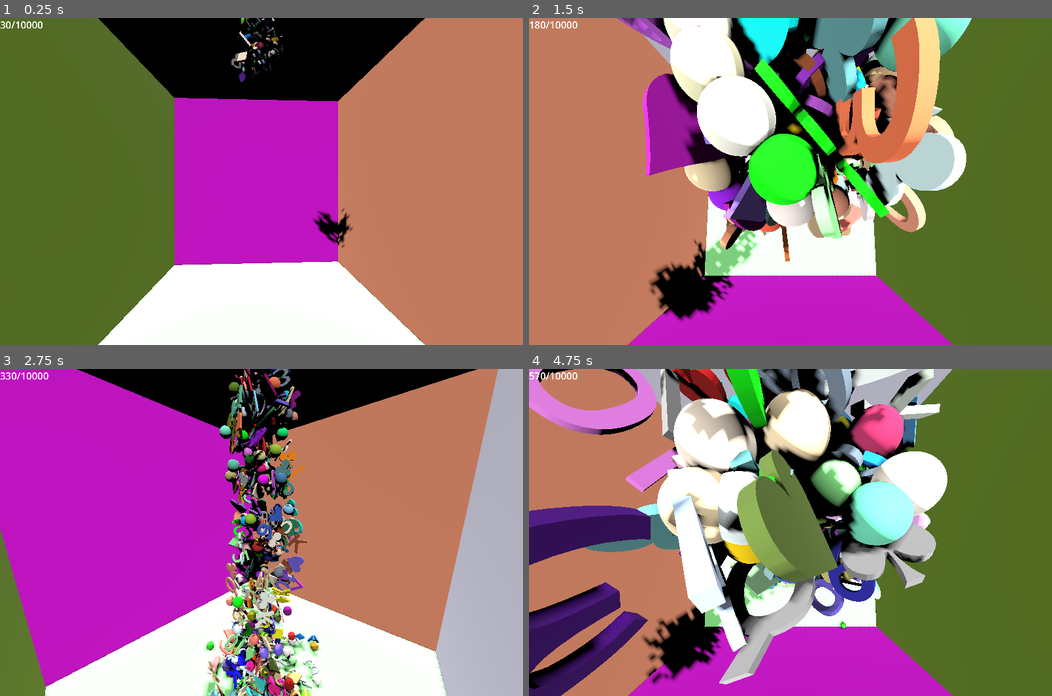
Above: before the commit, frames 1-4 (two rows, left to right).
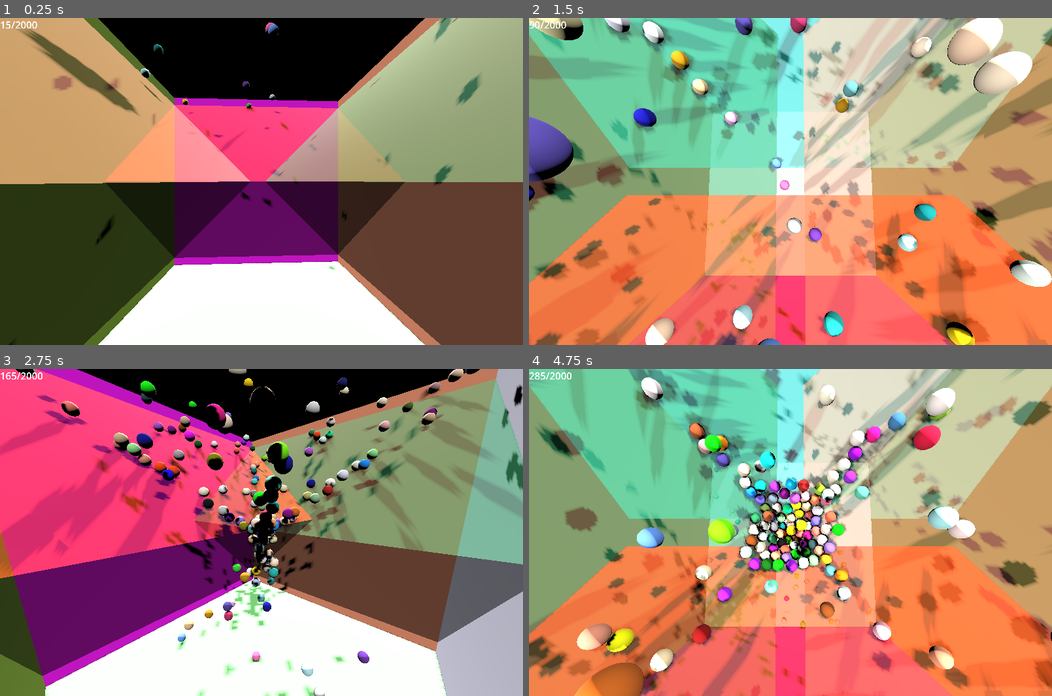
Above: after the commit, the same moments.

Repository: kasworld/gd4hourglass
Game: Godot game, scene res://main.tscn
The game is run twice, just before and just after one commit, with the same random seed, the same clock (stepped at 60 frames per second) and the same inputs.
Inputs (mouse positions are in pixels of both pictures, inside the frame that each line leads up to):
- Up to frame 1 (0.25 s): no input
- Up to frame 2 (1.5 s): tap Enter at 0.5, 0.6, 1.35 s; move the mouse to (905, 165) at 0.52 s; click (905, 165) at 0.67 s; move the mouse to (685, 197) at 1.27 s; click (685, 197) at 1.42 s
- Up to frame 3 (2.75 s): move the mouse to (313, 460) at 2.02 s; tap Enter at 2.1 s; click (313, 460) at 2.17 s
- Up to frame 4 (4.75 s): move the mouse to (764, 597) at 2.77 s; tap Enter at 2.85, 3.6, 4.35 s; click (764, 597) at 2.92 s; move the mouse to (947, 581) at 3.52 s; click (947, 581) at 3.67 s; move the mouse to (633, 483) at 4.27 s; click (633, 483) at 4.42 s

The runs differ from the first frame. In frame 1, 73% of the frame differs, in the area x 0-100%, y 0-100%; in frame 2, 100%; in frame 3, 72%; in frame 4, 99%.

Commit message:
hourglass work

Diff:
--- a/ball.tscn
+++ b/ball.tscn
@@ -3,6 +3,8 @@
 [ext_resource type="Script" uid="uid://dofyafqd7rbee" path="res://ball.gd" id="1_x8fbi"]
 
 [sub_resource type="PhysicsMaterial" id="PhysicsMaterial_x8fbi"]
+friction = 0.0
+bounce = 0.1
 
 [sub_resource type="SphereShape3D" id="SphereShape3D_x8fbi"]
 resource_local_to_scene = true
--- /dev/null
+++ b/brick.gd
@@ -0,0 +1,29 @@
+extends StaticBody3D
+class_name Brick
+
+func _ready() -> void:
+	set_color(NamedColorList.color_list.pick_random()[0])
+
+func set_material(mat :Material) -> Brick:
+	$MeshInstance3D.mesh.material = mat
+	return self
+
+func set_color(co :Color) -> Brick:
+	$MeshInstance3D.mesh.material.albedo_color = Color(co, 0.5)
+	return self
+
+func set_broken_effect() -> void:
+	collision_layer = 0
+	collision_mask = 0
+	$AnimationPlayer.play("new_animation")
+
+func get_color() -> Color:
+	return $MeshInstance3D.mesh.material.albedo_color
+
+func set_size(v3 :Vector3) -> Brick:
+	$MeshInstance3D.mesh.size = v3
+	$CollisionShape3D.shape.size = v3
+	return self
+
+func _on_animation_player_animation_finished(anim_name: StringName) -> void:
+	queue_free()
--- /dev/null
+++ b/brick.tscn
@@ -0,0 +1,62 @@
+[gd_scene load_steps=9 format=3 uid="uid://hpbksrirxv1d"]
+
+[ext_resource type="Script" uid="uid://bpusp3ev387k1" path="res://brick.gd" id="1_awxk8"]
+
+[sub_resource type="PhysicsMaterial" id="PhysicsMaterial_nkspu"]
+resource_local_to_scene = true
+friction = 0.0
+bounce = 1.0
+
+[sub_resource type="BoxShape3D" id="BoxShape3D_nkspu"]
+resource_local_to_scene = true
+
+[sub_resource type="StandardMaterial3D" id="StandardMaterial3D_nkspu"]
+resource_local_to_scene = true
+emission = Color(1, 1, 1, 1)
+
+[sub_resource type="BoxMesh" id="BoxMesh_nkspu"]
+resource_local_to_scene = true
+material = SubResource("StandardMaterial3D_nkspu")
+
+[sub_resource type="Animation" id="Animation_5p85m"]
+length = 0.001
+tracks/0/type = "scale_3d"
+tracks/0/imported = false
+tracks/0/enabled = true
+tracks/0/path = NodePath("MeshInstance3D")
+tracks/0/interp = 1
+tracks/0/loop_wrap = true
+tracks/0/keys = PackedFloat32Array(0, 1, 1, 1, 1)
+
+[sub_resource type="Animation" id="Animation_awxk8"]
+resource_name = "new_animation"
+tracks/0/type = "scale_3d"
+tracks/0/imported = false
+tracks/0/enabled = true
+tracks/0/path = NodePath("MeshInstance3D")
+tracks/0/interp = 1
+tracks/0/loop_wrap = true
+tracks/0/keys = PackedFloat32Array(0, 1, 1, 1, 1, 1, 1, 0, 0, 0)
+
+[sub_resource type="AnimationLibrary" id="AnimationLibrary_mt0q5"]
+_data = {
+&"RESET": SubResource("Animation_5p85m"),
+&"new_animation": SubResource("Animation_awxk8")
+}
+
+[node name="Brick" type="StaticBody3D"]
+physics_material_override = SubResource("PhysicsMaterial_nkspu")
+script = ExtResource("1_awxk8")
+
+[node name="CollisionShape3D" type="CollisionShape3D" parent="."]
+shape = SubResource("BoxShape3D_nkspu")
+
+[node name="MeshInstance3D" type="MeshInstance3D" parent="."]
+mesh = SubResource("BoxMesh_nkspu")
+
+[node name="AnimationPlayer" type="AnimationPlayer" parent="."]
+libraries = {
+&"": SubResource("AnimationLibrary_mt0q5")
+}
+
+[connection signal="animation_finished" from="AnimationPlayer" to="." method="_on_animation_player_animation_finished"]
--- /dev/null
+++ b/capsule.gd
@@ -0,0 +1,25 @@
+extends RigidBody3D
+class_name Capsule
+
+func init(vel :Vector3, avel :Vector3) -> Capsule:
+	linear_velocity = vel
+	angular_velocity = avel
+	return self
+
+func set_material(mat :Material) -> Capsule:
+	$MeshInstance3D.mesh.material = mat
+	return self
+
+func set_color(co :Color) -> Capsule:
+	$MeshInstance3D.mesh.material.albedo_color = co
+	return self
+
+func get_color() -> Color:
+	return $MeshInstance3D.mesh.material.albedo_color
+
+func set_radius_height(r :float, h:float) -> Capsule:
+	$MeshInstance3D.mesh.radius = r
+	$MeshInstance3D.mesh.height = h
+	$CollisionShape3D.shape.radius = r
+	$CollisionShape3D.shape.height = h
+	return self
--- /dev/null
+++ b/capsule.tscn
@@ -0,0 +1,32 @@
+[gd_scene load_steps=6 format=3 uid="uid://chn8py031cx10"]
+
+[ext_resource type="Script" path="res://capsule.gd" id="1_2mnhe"]
+
+[sub_resource type="PhysicsMaterial" id="PhysicsMaterial_2mnhe"]
+resource_local_to_scene = true
+friction = 0.0
+bounce = 1.0
+
+[sub_resource type="CapsuleShape3D" id="CapsuleShape3D_2mnhe"]
+resource_local_to_scene = true
+
+[sub_resource type="StandardMaterial3D" id="StandardMaterial3D_2mnhe"]
+resource_local_to_scene = true
+
+[sub_resource type="CapsuleMesh" id="CapsuleMesh_uxsg3"]
+resource_local_to_scene = true
+material = SubResource("StandardMaterial3D_2mnhe")
+
+[node name="Capsule" type="RigidBody3D"]
+physics_material_override = SubResource("PhysicsMaterial_2mnhe")
+contact_monitor = true
+max_contacts_reported = 9
+linear_damp_mode = 1
+angular_damp_mode = 1
+script = ExtResource("1_2mnhe")
+
+[node name="CollisionShape3D" type="CollisionShape3D" parent="."]
+shape = SubResource("CapsuleShape3D_2mnhe")
+
+[node name="MeshInstance3D" type="MeshInstance3D" parent="."]
+mesh = SubResource("CapsuleMesh_uxsg3")
--- a/char.tscn
+++ b/char.tscn
@@ -3,6 +3,8 @@
 [ext_resource type="Script" uid="uid://tlc0hcmltb3y" path="res://char.gd" id="1_njpxk"]
 
 [sub_resource type="PhysicsMaterial" id="PhysicsMaterial_5k12k"]
+friction = 0.5
+bounce = 0.5
 
 [sub_resource type="BoxShape3D" id="BoxShape3D_njpxk"]
 resource_local_to_scene = true
--- /dev/null
+++ b/coin.gd
@@ -0,0 +1,30 @@
+extends RigidBody3D
+class_name Coin
+
+func init(vel :Vector3, avel :Vector3) -> Coin:
+	linear_velocity = vel
+	angular_velocity = avel
+	return self
+
+func set_segment(n :int) -> Coin:
+	$MeshInstance3D.mesh.radial_segments = n
+	return self
+
+func set_material(mat :Material) -> Coin:
+	$MeshInstance3D.mesh.material = mat
+	return self
+
+func set_color(co :Color) -> Coin:
+	$MeshInstance3D.mesh.material.albedo_color = co
+	return self
+
+func get_color() -> Color:
+	return $MeshInstance3D.mesh.material.albedo_color
+
+func set_radius_height(r :float, h:float) -> Coin:
+	$MeshInstance3D.mesh.top_radius = r
+	$MeshInstance3D.mesh.bottom_radius = r
+	$MeshInstance3D.mesh.height = h
+	$CollisionShape3D.shape.radius = r
+	$CollisionShape3D.shape.height = h
+	return self
--- /dev/null
+++ b/coin.tscn
@@ -0,0 +1,34 @@
+[gd_scene load_steps=6 format=3 uid="uid://c8rkq33dj3ffq"]
+
+[ext_resource type="Script" uid="uid://r8fbpjlfajva" path="res://coin.gd" id="1_d5gmh"]
+
+[sub_resource type="PhysicsMaterial" id="PhysicsMaterial_0t63x"]
+resource_local_to_scene = true
+friction = 0.0
+bounce = 1.0
+
+[sub_resource type="CylinderShape3D" id="CylinderShape3D_v7riw"]
+resource_local_to_scene = true
+height = 0.1
+
+[sub_resource type="StandardMaterial3D" id="StandardMaterial3D_pdq0q"]
+resource_local_to_scene = true
+
+[sub_resource type="CylinderMesh" id="CylinderMesh_w14il"]
+resource_local_to_scene = true
+material = SubResource("StandardMaterial3D_pdq0q")
+height = 0.1
+
+[node name="Coin" type="RigidBody3D"]
+physics_material_override = SubResource("PhysicsMaterial_0t63x")
+contact_monitor = true
+max_contacts_reported = 9
+linear_damp_mode = 1
+angular_damp_mode = 1
+script = ExtResource("1_d5gmh")
+
+[node name="CollisionShape3D" type="CollisionShape3D" parent="."]
+shape = SubResource("CylinderShape3D_v7riw")
+
+[node name="MeshInstance3D" type="MeshInstance3D" parent="."]
+mesh = SubResource("CylinderMesh_w14il")
--- /dev/null
+++ b/dice.gd
@@ -0,0 +1,23 @@
+extends RigidBody3D
+class_name Dice
+
+func init(vel :Vector3, avel :Vector3) -> Dice:
+	linear_velocity = vel
+	angular_velocity = avel
+	return self
+
+func set_material(mat :Material) -> Dice:
+	$MeshInstance3D.mesh.material = mat
+	return self
+
+func set_color(co :Color) -> Dice:
+	$MeshInstance3D.mesh.material.albedo_color = co
+	return self
+
+func get_color() -> Color:
+	return $MeshInstance3D.mesh.material.albedo_color
+
+func set_size(v3 :Vector3) -> Dice:
+	$MeshInstance3D.mesh.size = v3
+	$CollisionShape3D.shape.size = v3
+	return self
--- /dev/null
+++ b/dice.tscn
@@ -0,0 +1,32 @@
+[gd_scene load_steps=6 format=3 uid="uid://cv2c7ya88ymv3"]
+
+[ext_resource type="Script" path="res://dice.gd" id="1_ju2fo"]
+
+[sub_resource type="PhysicsMaterial" id="PhysicsMaterial_ew7su"]
+resource_local_to_scene = true
+friction = 0.0
+bounce = 1.0
+
+[sub_resource type="BoxShape3D" id="BoxShape3D_ew7su"]
+resource_local_to_scene = true
+
+[sub_resource type="StandardMaterial3D" id="StandardMaterial3D_ew7su"]
+resource_local_to_scene = true
+
+[sub_resource type="BoxMesh" id="BoxMesh_ju2fo"]
+resource_local_to_scene = true
+material = SubResource("StandardMaterial3D_ew7su")
+
+[node name="Dice" type="RigidBody3D"]
+physics_material_override = SubResource("PhysicsMaterial_ew7su")
+contact_monitor = true
+max_contacts_reported = 9
+linear_damp_mode = 1
+angular_damp_mode = 1
+script = ExtResource("1_ju2fo")
+
+[node name="CollisionShape3D" type="CollisionShape3D" parent="."]
+shape = SubResource("BoxShape3D_ew7su")
+
+[node name="MeshInstance3D" type="MeshInstance3D" parent="."]
+mesh = SubResource("BoxMesh_ju2fo")
--- /dev/null
+++ b/glass_plane.gd
@@ -0,0 +1,16 @@
+extends StaticBody3D
+class_name GlassPlane
+
+func _ready() -> void:
+	set_color( Color(NamedColorList.color_list.pick_random()[0], 0.5) )
+
+func set_material(mat :Material) -> GlassPlane:
+	$MeshInstance3D.mesh.material = mat
+	return self
+
+func set_color(co :Color) -> GlassPlane:
+	$MeshInstance3D.mesh.material.albedo_color = co
+	return self
+
+func get_color() -> Color:
+	return $MeshInstance3D.mesh.material.albedo_color
--- /dev/null
+++ b/glass_plane.tscn
@@ -0,0 +1,29 @@
+[gd_scene load_steps=6 format=3 uid="uid://2s14pnvkeo8t"]
+
+[ext_resource type="Script" uid="uid://dgv56oynu0gqa" path="res://glass_plane.gd" id="1_afi5d"]
+
+[sub_resource type="PhysicsMaterial" id="PhysicsMaterial_afi5d"]
+
+[sub_resource type="BoxShape3D" id="BoxShape3D_afi5d"]
+resource_local_to_scene = true
+size = Vector3(20, 20, 20)
+
+[sub_resource type="StandardMaterial3D" id="StandardMaterial3D_afi5d"]
+resource_local_to_scene = true
+transparency = 1
+albedo_color = Color(1, 1, 0, 0.494118)
+
+[sub_resource type="BoxMesh" id="BoxMesh_qcpoa"]
+resource_local_to_scene = true
+material = SubResource("StandardMaterial3D_afi5d")
+size = Vector3(20, 20, 20)
+
+[node name="GlassPlane" type="StaticBody3D"]
+physics_material_override = SubResource("PhysicsMaterial_afi5d")
+script = ExtResource("1_afi5d")
+
+[node name="CollisionShape3D" type="CollisionShape3D" parent="."]
+shape = SubResource("BoxShape3D_afi5d")
+
+[node name="MeshInstance3D" type="MeshInstance3D" parent="."]
+mesh = SubResource("BoxMesh_qcpoa")
--- a/main.gd
+++ b/main.gd
@@ -1,6 +1,6 @@
 extends Node3D
 
-const MaxDrop = 10000
+const MaxDrop = 2000
 var deck
 func _ready() -> void:
 	var vp_size = get_viewport().get_visible_rect().size
@@ -20,13 +20,13 @@
 			).set_color(random_color()
 			).set_radius(0.3
 		)))
-		$DropContainer.add_child(rand_pos_rot(
-			preload("res://char.tscn").instantiate(
-			).init(Vector3.ZERO, Vector3.ZERO
-			).set_char(deck.pick_random()
-			).set_color(random_color()
-			).set_height_depth(1,0.1
-		)))
+		#$DropContainer.add_child(rand_pos_rot(
+			#preload("res://char.tscn").instantiate(
+			#).init(Vector3.ZERO, Vector3.ZERO
+			#).set_char(deck.pick_random()
+			#).set_color(random_color()
+			#).set_height_depth(0.6,0.1
+		#)))
 	update_label()
 	var t = Time.get_unix_time_from_system() /-3.0
 	if camera_move:
@@ -37,7 +37,7 @@
 	$"왼쪽패널/Label".text = "%s/%s" %[$DropContainer.get_child_count(), MaxDrop ]
 
 func rand_pos_rot(n :Node3D) -> Node3D:
-	n.position = Vector3(randf_range(-1,1),randf_range(7,9),randf_range(-1,1))
+	n.position = Vector3(randf_range(-10,10),randf_range(8,10),randf_range(-10,10))
 	#n.position = Vector3(0, 9, 0)
 	n.rotation = Vector3(randf_range(-PI,PI),randf_range(-PI,PI),randf_range(-PI,PI))
 	return n
--- a/main.tscn
+++ b/main.tscn
@@ -1,6 +1,7 @@
-[gd_scene load_steps=3 format=3 uid="uid://77755d2wkde0"]
+[gd_scene load_steps=4 format=3 uid="uid://77755d2wkde0"]
 
 [ext_resource type="Script" uid="uid://7lxpeq7pdhao" path="res://main.gd" id="1_ig7tw"]
+[ext_resource type="PackedScene" uid="uid://2s14pnvkeo8t" path="res://glass_plane.tscn" id="3_1bvp3"]
 [ext_resource type="PackedScene" uid="uid://dwv6qfmupuvqj" path="res://wall.tscn" id="3_h2yge"]
 
 [node name="Main" type="Node3D"]
@@ -53,3 +54,15 @@
 [node name="Label" type="Label" parent="왼쪽패널"]
 layout_mode = 2
 theme_override_font_sizes/font_size = 48
+
+[node name="GlassPlane" parent="." instance=ExtResource("3_1bvp3")]
+transform = Transform3D(0.707107, -0.707107, 0, 0.707107, 0.707107, 0, 0, 0, 1, 15, 0, 0)
+
+[node name="GlassPlane2" parent="." instance=ExtResource("3_1bvp3")]
+transform = Transform3D(0.707107, -0.707107, 0, 0.707107, 0.707107, 0, 0, 0, 1, -15, 0, 0)
+
+[node name="GlassPlane3" parent="." instance=ExtResource("3_1bvp3")]
+transform = Transform3D(1, 0, 0, 0, 0.707107, -0.707107, 0, 0.707107, 0.707107, 0, 0, 15)
+
+[node name="GlassPlane4" parent="." instance=ExtResource("3_1bvp3")]
+transform = Transform3D(1, 0, 0, 0, 0.707107, -0.707107, 0, 0.707107, 0.707107, 0, 0, -15)
--- a/wall.tscn
+++ b/wall.tscn
@@ -8,6 +8,7 @@
 
 [sub_resource type="StandardMaterial3D" id="StandardMaterial3D_xxgf6"]
 resource_local_to_scene = true
+albedo_color = Color(0, 1, 0, 1)
 normal_enabled = true
 
 [sub_resource type="PlaneMesh" id="PlaneMesh_0xm2m"]
Not shown, added: brick.gd.uid
Not shown, added: capsule.gd.uid
Not shown, added: coin.gd.uid
Not shown, added: dice.gd.uid
Not shown, added: glass_plane.gd.uid
